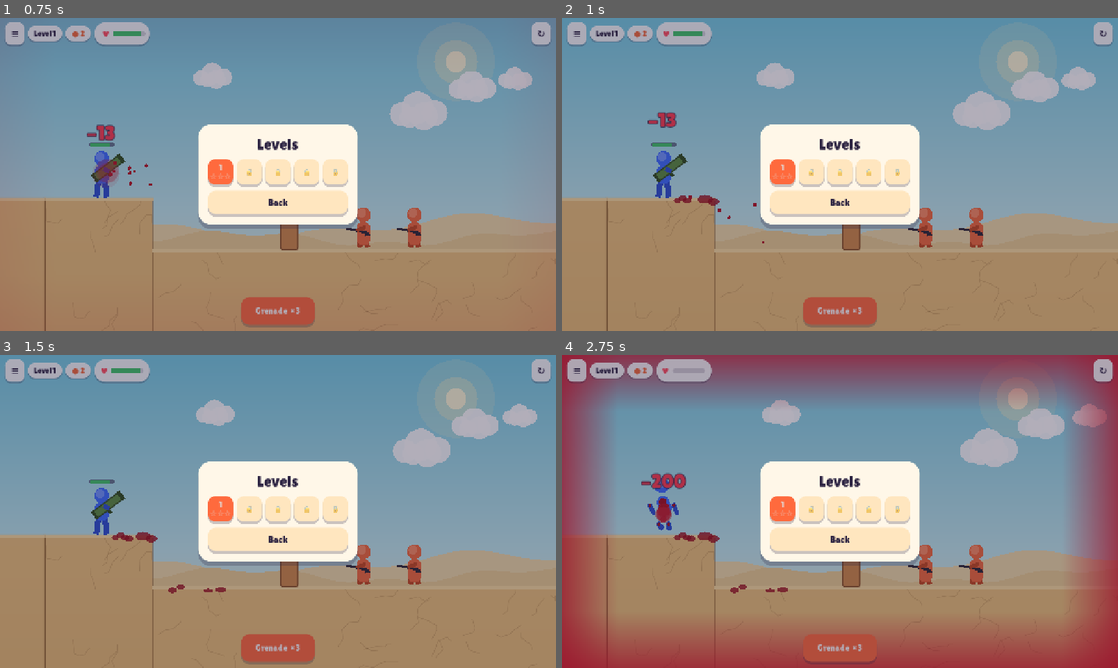
Above: before the commit, frames 1-4 (two rows, left to right).
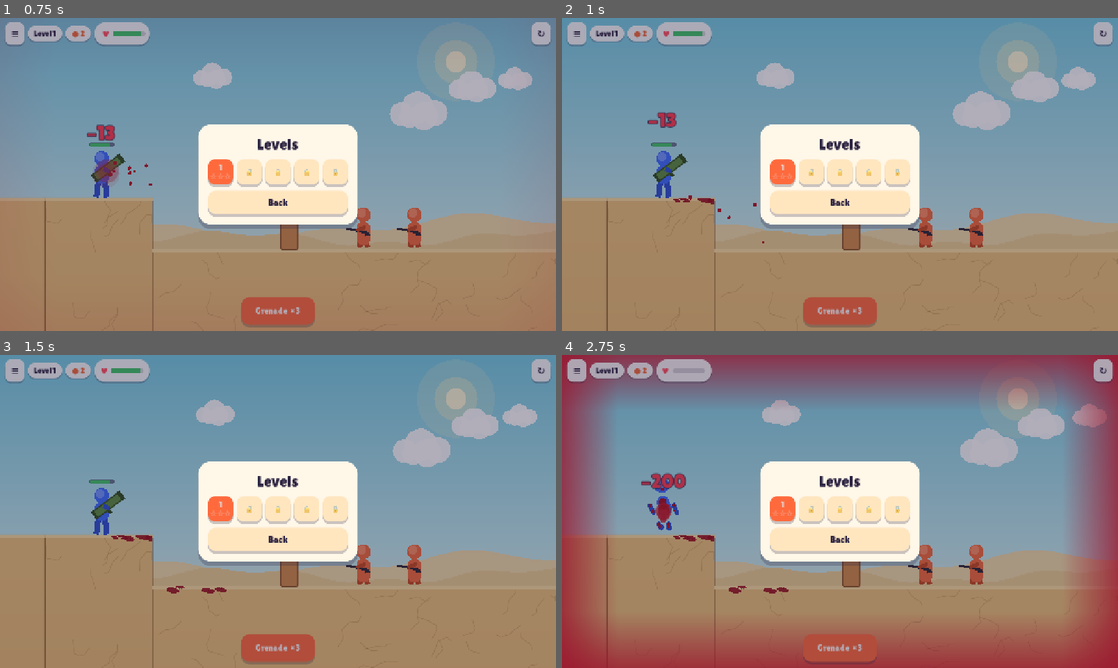
Above: after the commit, the same moments.

Repository: omerMost/gameblast
Game: Godot game, scene res://tests/death.tscn
The game is run twice, just before and just after one commit, with the same random seed, the same clock (stepped at 60 frames per second) and the same inputs. This scene is started directly instead of the project's main scene.
Inputs:
- Up to frame 1 (0.75 s): click "≡" at 0.5 s
- Up to frame 2 (1 s): no input
- Up to frame 3 (1.5 s): click "↻" at 1.25 s
- Up to frame 4 (2.75 s): click "Grenade ×3" at 2 s

Frame 1 is identical in both runs. In frame 2, less than 0.1% of the frame differs, in the area x 20-29%, y 56-60%; in frame 3, 0.1%; in frame 4, 0.2%, in the area x 16-41%, y 42-77%.

Commit message:
feat(godot): verify stage 2 blood and effects parity
- Restore ragdoll bleeding, clipped decals and proportional health fill
- Add FX/content checks and record Codex continuation in the vault

Diff:
--- a/godot/scripts/game.gd
+++ b/godot/scripts/game.gd
@@ -224,6 +224,7 @@
 			player.p.cause = "fall"
 		kill_player(Vector2.ZERO, false)
 	_update_enemies()
+	_update_rag_bleeding()
 	var moving := false
 	for b in bodies.duplicate():
 		if b.linear_velocity.length() / C.STEP > 0.35:
@@ -851,6 +852,19 @@
 
 # ---------------- FX (cosmetic only, never touches physics) ----------------
 
+## Prototype: moving ragdoll parts bleed every third physics tick until bleed expires.
+func _update_rag_bleeding() -> void:
+	if sim % 3 != 0:
+		return
+	for r in rags:
+		if r.p.bleed <= sim or not in_world(r):
+			continue
+		var v: Vector2 = r.linear_velocity / C.STEP
+		if v.length() < 0.3 and randf() < 0.6:
+			continue
+		blood(r.global_position.x, r.global_position.y, v.x * 40 + frnd(-50, 50), v.y * 40 + frnd(-80, 10), frnd(1.8, 3.2), r.p.col)
+
+
 func blood(x: float, y: float, vx: float, vy: float, r: float, col: Array) -> void:
 	if Save.prog.blood:
 		particles.append({"t": "blood", "x": x, "y": y, "vx": vx, "vy": vy, "r": r, "g": 1400.0, "life": 0.0, "max": 2.2})
@@ -929,7 +943,7 @@
 		if p.has("spin"):
 			p.a = p.get("a", 0.0) + p.spin * dt
 		if p.t == "blood" and point_in_static(Vector2(p.x, p.y)):
-			add_decal({"t": "blood", "x": p.x, "y": p.y, "r": p.r * frnd(1.3, 2.6), "sx": 1 + minf(1.5, absf(p.vx) / 300)})
+			add_decal({"t": "blood", "x": p.x, "y": p.y, "r": p.r * frnd(1.3, 2.6), "sx": 1 + minf(1.5, absf(p.vx) / 300), "a": atan2(p.vy, p.vx) * 0.15, "dots": [[frnd(-8, 8), frnd(-3, 3), frnd(0.8, 2)], [frnd(-10, 10), frnd(-3, 3), frnd(0.6, 1.6)]]})
 			p.life = p.max
 		if p.life < p.max:
 			keep.append(p)
--- a/godot/scripts/view.gd
+++ b/godot/scripts/view.gd
@@ -26,6 +26,10 @@
 			var a := -PI / 2 + (i + k / 4.0) * PI / 2
 			pts.append(cs[i] + Vector2(cos(a), sin(a)) * r)
 	return pts
+
+
+static func hp_fill_polygon(hb: Vector2, hp: float) -> PackedVector2Array:
+	return rr(hb.x - 21, hb.y - 3, 42 * hp, 6, 3)
 
 
 func _fill_outline(pts: PackedVector2Array, fill: Color, line: Color, lw: float) -> void:
@@ -93,15 +97,36 @@
 	draw_line(s.poly[0] + Vector2(0, 2), s.poly[1] + Vector2(0, 2), Color("#f8dc9e"), 6, true)
 
 
+## Canvas clips decals to non-pad statics. Intersect each ellipse in world space
+## so blood and scorch never float beyond platform edges.
+func decal_polygons(center: Vector2, radius: Vector2, angle: float) -> Array:
+	var ellipse := PackedVector2Array()
+	for i in 32:
+		var a := TAU * i / 32
+		ellipse.append(center + Vector2(cos(a) * radius.x, sin(a) * radius.y).rotated(angle))
+	var clipped := []
+	for body in game.statics:
+		if body.kind != "pad":
+			clipped.append_array(Geometry2D.intersect_polygons(ellipse, body.poly))
+	return clipped
+
+
+func _draw_decal_ellipse(center: Vector2, radius: Vector2, angle: float, color: Color) -> void:
+	for polygon in decal_polygons(center, radius, angle):
+		draw_colored_polygon(polygon, color)
+
+
 func _draw_decals() -> void:
 	for d in game.decals:
+		var center := Vector2(d.x, d.y)
 		if d.t == "scorch":
-			draw_circle(Vector2(d.x, d.y), d.r, Color(0.16, 0.1, 0.05, 0.28))
-			draw_circle(Vector2(d.x, d.y), d.r * 0.55, Color(0.1, 0.06, 0.03, 0.25))
+			_draw_decal_ellipse(center, Vector2.ONE * d.r, 0, Color(0.16, 0.1, 0.05, 0.28))
+			_draw_decal_ellipse(center, Vector2.ONE * d.r * 0.55, 0, Color(0.1, 0.06, 0.03, 0.25))
 		elif Save.prog.blood:
-			draw_set_transform(Vector2(d.x, d.y), 0, Vector2(d.sx, 1))
-			draw_circle(Vector2.ZERO, d.r, Color(0.6, 0.05, 0.1, 0.8))
-			draw_set_transform(Vector2.ZERO)
+			var color := Color(150 / 255.0, 10 / 255.0, 24 / 255.0, 0.88)
+			_draw_decal_ellipse(center, Vector2(d.r * d.sx, d.r * 0.75), d.get("a", 0.0), color)
+			for dot in d.get("dots", []):
+				_draw_decal_ellipse(center + Vector2(dot[0], dot[1]), Vector2.ONE * dot[2], 0, color)
 
 
 func _draw_portal(e: Dictionary, t: float) -> void:
@@ -320,7 +345,7 @@
 	draw_colored_polygon(rr(hb.x - 22, hb.y - 4, 44, 8, 4), Color(42 / 255.0, 33 / 255.0, 64 / 255.0, 0.55))
 	if hp > 0:
 		var hc := Color("#3fc46a") if hp > 0.5 else (Color("#ffb020") if hp > 0.25 else Color("#ff3b4e"))
-		draw_colored_polygon(rr(hb.x - 21, hb.y - 3, maxf(6, 42 * hp), 6, 3), hc)
+		draw_colored_polygon(hp_fill_polygon(hb, hp), hc)
 
 
 func _draw_particles() -> void:
--- /dev/null
+++ b/godot/tests/fx.gd
@@ -0,0 +1,135 @@
+extends Node
+## Blood toggle through the actual title UI and real damage/death, cosmetic integration and budgets.
+var g: Game
+var fails := []
+
+func check(ok: bool, what: String) -> void:
+	if not ok:
+		fails.append(what)
+
+func counts() -> Dictionary:
+	var out := {}
+	for p in g.particles:
+		out[p.t] = out.get(p.t, 0) + 1
+	return out
+
+func _ready() -> void:
+	var main = await TestUtil.boot(self)
+	g = Debug.game
+	var original: bool = Save.prog.blood
+	Save.prog.blood = true
+	main.hud.show_title()
+	var toggle: Button
+	for child in main.hud.card_box.get_children():
+		if child is Button and child.text.begins_with("Blood:"):
+			toggle = child
+	check(toggle != null, "title has a blood toggle")
+	if toggle:
+		toggle.pressed.emit()
+		check(not Save.prog.blood and toggle.text == "Blood: off", "title toggle disables blood and updates its label")
+		toggle.pressed.emit()
+		check(Save.prog.blood and toggle.text == "Blood: on", "title toggle enables blood and updates its label")
+
+	for enabled in [true, false]:
+		await Debug.start_level(0)
+		main.hud.hide_overlay()
+		Save.prog.blood = enabled
+		g.particles.clear()
+		g.damage_player(30, Vector2.RIGHT, null, "bullet")
+		var c := counts()
+		check(g.player.p.hp == 70, "toggle leaves damage unchanged")
+		check(c.get("text", 0) == 1, "damage text is retained")
+		check(c.get("blood", 0) == (16 if enabled else 0), "damage blood count: %s" % c)
+		check(c.get("mist", 0) == (4 if enabled else 0), "damage mist count: %s" % c)
+		check(c.get("chunk", 0) == (0 if enabled else 16), "blood-off has coloured debris: %s" % c)
+		if not enabled:
+			for p in g.particles:
+				if p.t == "chunk":
+					check(p.c == g.char_colors(g.player)[0] and p.max == 0.8 and p.g == 1300, "fallback colour/lifetime/gravity")
+		g.particles.clear()
+		g.kill_player(Vector2.RIGHT * 5, true)
+		c = counts()
+		check(g.rags.size() == 6, "death still produces six physical ragdoll parts")
+		check(c.get("blood", 0) == (55 if enabled else 0), "gib blood count")
+		check(c.get("chunk", 0) == (0 if enabled else 55), "gib fallback count")
+		check(g.particles[-1].c == (Color("#c21a2a") if enabled else Color.WHITE), "gib ring honours blood preference")
+		g.particles.clear()
+		g.sim = (g.sim / 3 as int) * 3
+		for rag in g.rags:
+			rag.linear_velocity = Vector2(60, 0)
+		g._update_rag_bleeding()
+		check(g.particles.size() == 6 and counts().get("blood" if enabled else "chunk", 0) == 6, "moving ragdolls bleed every third tick")
+		g.particles.clear()
+		g.sim += 1
+		g._update_rag_bleeding()
+		check(g.particles.is_empty(), "rag bleeding skips other ticks")
+		g.sim += 120
+		g.sim -= g.sim % 3
+		g._update_rag_bleeding()
+		check(g.particles.is_empty(), "expired rag bleeding stops")
+
+	await Debug.start_level(0)
+	main.hud.hide_overlay()
+	g.set_process(false) # advance particle time explicitly for deterministic integration checks
+	Save.prog.blood = true
+	g.particles.clear()
+	g.decals.clear()
+	var ground = g.statics[0]
+	var contact: Vector2 = Vector2.ZERO
+	for point in ground.poly:
+		contact += point
+	contact /= ground.poly.size()
+	g.blood(contact.x, contact.y, 100, 20, 3, [])
+	g._update_particles(0.001)
+	check(g.particles.is_empty() and g.decals.size() == 1, "blood hitting static becomes a decal")
+	if not g.decals.is_empty():
+		var d = g.decals[0]
+		check(d.t == "blood" and d.r >= 3.9 and d.r <= 7.8 and d.dots.size() == 2, "decal size and satellite drops")
+		check(is_equal_approx(d.a, atan2(21.4, 100) * 0.15), "decal aligns to impact velocity")
+	var edge: Vector2 = (ground.poly[0] + ground.poly[1]) / 2
+	var clipped: Array = main.view.decal_polygons(edge, Vector2(20, 10), 0.2)
+	check(not clipped.is_empty(), "decal crossing platform edge is clipped")
+	for polygon in clipped:
+		for point in polygon:
+			check(Geometry2D.is_point_in_polygon(point, ground.poly), "clipped decal stays on ground")
+	check(main.view.decal_polygons(Vector2(-10000, -10000), Vector2.ONE * 10, 0).is_empty(), "decal outside statics is invisible")
+	Save.prog.blood = false
+	g.blood(contact.x, contact.y, 100, 20, 3, [])
+	g._update_particles(0.001)
+	check(g.decals.size() == 1 and counts().get("chunk", 0) == 1, "blood-off debris never stains")
+
+	g.particles.clear()
+	g.decals.clear()
+	g.fx_explosion(contact - Vector2(0, 14), 100, 40)
+	check(counts() == {"flash": 1, "ring": 1, "fire": 16, "smoke": 16, "spark": 14, "chunk": 12, "ember": 5}, "explosion particle recipe remains enabled with blood off")
+	check(g.decals.size() == 1 and g.decals[0].t == "scorch", "blood-off keeps scorch decals")
+	g._update_particles(3.0)
+	check(g.particles.is_empty(), "all explosion FX expire")
+	g.particles.append({"t": "chunk", "x": 0.0, "y": 0.0, "vx": 10.0, "vy": 20.0, "g": 100.0, "drag": 2.0, "spin": 4.0, "life": 0.0, "max": 2.0})
+	g._update_particles(0.1)
+	var p = g.particles[0]
+	check(is_equal_approx(p.x, 1) and is_equal_approx(p.y, 2) and is_equal_approx(p.vx, 8) and is_equal_approx(p.vy, 24) and is_equal_approx(p.a, 0.4), "particle position/gravity/drag/spin integration")
+	g.particles.clear()
+	for i in 950:
+		g.particles.append({"t": "puff", "x": float(i), "y": 0.0, "vx": 0.0, "vy": 0.0, "life": 0.0, "max": 2.0})
+	g._update_particles(0)
+	check(g.particles.size() == 900 and g.particles[0].x == 50, "particle budget keeps newest 900")
+	g.decals.clear()
+	for i in 300:
+		g.add_decal({"t": "scorch", "x": i})
+	check(g.decals.size() == 260 and g.decals[0].x == 40, "decal budget keeps newest 260")
+	# The renderer must preserve the actual width below the former six-pixel minimum.
+	var points := View.hp_fill_polygon(Vector2.ZERO, 0.01)
+	var bounds := Rect2(points[0], Vector2.ZERO)
+	for point in points:
+		bounds = bounds.expand(point)
+	check(is_equal_approx(bounds.size.x, 0.42), "1 HP overhead fill is 0.42px")
+	g.set_process(true)
+	await Debug.start_level(0)
+	check(g.particles.is_empty() and g.decals.is_empty(), "new level clears FX and decals")
+	check(g.player.lock_rotation, "player rotation remains locked")
+	Save.prog.blood = original
+	for failure in fails:
+		print("  FAIL ", failure)
+	print("FX RESULT: ", "PASS" if fails.is_empty() else "FAIL")
+	get_tree().quit(0 if fails.is_empty() else 1)
--- /dev/null
+++ b/godot/tests/fx.tscn
@@ -0,0 +1,6 @@
+[gd_scene load_steps=2 format=3]
+
+[ext_resource type="Script" path="res://tests/fx.gd" id="1"]
+
+[node name="Test" type="Node"]
+script = ExtResource("1")
--- /dev/null
+++ b/godot/tests/validate.gd
@@ -0,0 +1,62 @@
+extends Node
+## Validate playable level data before building the physics world.
+var failures := []
+var assertions := 0
+
+func check(ok: bool, message: String) -> void:
+	assertions += 1
+	if not ok:
+		failures.append(message)
+
+func _ready() -> void:
+	var count := 0
+	for i in Levels.LEVELS.size():
+		var level = Levels.LEVELS[i]
+		if level == null:
+			continue
+		count += 1
+		check(level is Dictionary, "L%d must be a dictionary" % (i + 1))
+		if not level is Dictionary:
+			continue
+		var label := "L%d" % (i + 1)
+		check(level.get("name", "") is String and not str(level.get("name", "")).is_empty(), label + " missing name")
+		var view = level.get("view", [])
+		check(view is Array and view.size() == 4, label + " view must have 4 numbers")
+		if view is Array and view.size() == 4:
+			for n in view:
+				check((n is int or n is float) and is_finite(float(n)), label + " nonfinite view")
+			check(view[2] > 0 and view[3] > 0, label + " view must have positive dimensions")
+		var ammo = level.get("ammo", {})
+		check(ammo is Dictionary and not ammo.is_empty(), label + " missing ammo")
+		var total := 0
+		if ammo is Dictionary:
+			for weapon in ammo:
+				check(weapon in ["grenade", "rocket"], label + " unsupported weapon " + str(weapon))
+				check(ammo[weapon] is int and ammo[weapon] >= 0, label + " ammo must be nonnegative integers")
+				total += int(ammo[weapon])
+		check(level.get("par", 0) is int and level.get("par", 0) > 0 and level.get("par", 0) <= total, label + " invalid par/ammo")
+		var ops = level.get("build", [])
+		check(ops is Array and not ops.is_empty(), label + " missing build ops")
+		var enemies := 0
+		if ops is Array:
+			for op in ops:
+				check(op is Array and op.size() > 0 and op[0] is String, label + " malformed op")
+				if not op is Array or op.is_empty():
+					continue
+				if op[0] == "enemy":
+					enemies += 1
+				if op[0] == "block" and op.size() >= 6:
+					check(op[3] > 0 and op[4] > 0 and C.MAT.has(op[5]), label + " invalid block geometry/material")
+				if op[0] == "ground" and op.size() >= 4:
+					check(op[2] > op[1], label + " reversed ground")
+		check(enemies > 0, label + " no enemy targets")
+		for pair in level.get("portals", []):
+			check(pair.has("a") and pair.has("b") and pair.a.size() == 2 and pair.b.size() == 2, label + " invalid portal pair")
+		print("VALIDATE %s %s" % [label, level.get("name", "")])
+	check(count >= 5, "missing stage-1 levels")
+	check(C.STEP == 60.0 and C.R_GREN == 125.0 and C.P_GREN == 30.0 and C.R_ROCK == 110.0 and C.P_ROCK == 32.0, "physics specification changed")
+	for failure in failures:
+		print("FAIL ", failure)
+	print("VALIDATE %d levels, %d assertions" % [count, assertions])
+	print("VALIDATE RESULT: ", "PASS" if failures.is_empty() else "FAIL")
+	get_tree().quit(0 if failures.is_empty() else 1)
--- /dev/null
+++ b/godot/tests/validate.tscn
@@ -0,0 +1,6 @@
+[gd_scene load_steps=2 format=3]
+
+[ext_resource type="Script" path="res://tests/validate.gd" id="1"]
+
+[node name="Test" type="Node"]
+script = ExtResource("1")
Not shown, changed: godot/tests/suites.txt
Not shown, changed: context/STATE.md
Not shown, changed: context/architecture/data-flow.md
Not shown, changed: context/architecture/system-design.md
Not shown, changed: context/architecture/tech-stack.md
Not shown, added: context/build-guide.md
Not shown, changed: context/runs/2026-10-07-godot-stage-2.md
Not shown, added: context/sessions/2026-10-07-00-37-codex-resume-stage-2-fx.md
Not shown, changed: context/tasks/backlog.md
Not shown, changed: context/tasks/done.md
